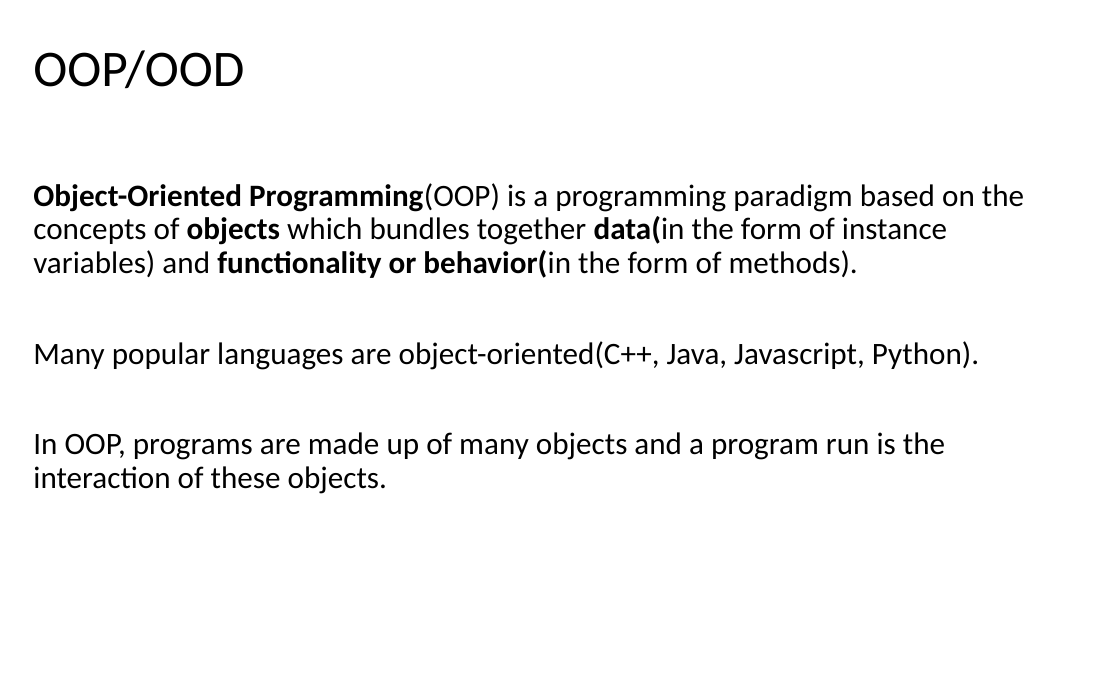
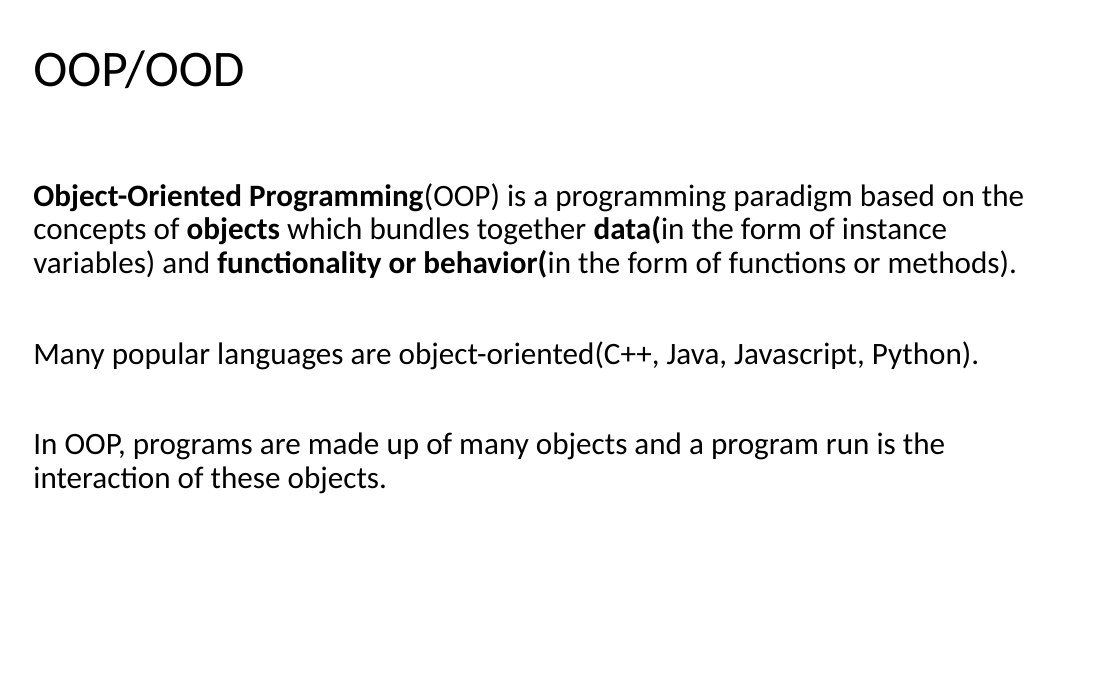
Before and after one commit to LongBaoNguyen/longbaonguyen.github.io, a slide deck: slide 7 of courses/apcsp/lect8.pptx (slide 6 before the commit). Drawn at 1120x700 pixels with LibreOffice and Linux fonts; fonts in the diff are those of the drawing. Boxes give left, top, right and bottom in pixels: in the first picture for what was removed or moved away, otherwise in the second. Text is boxed around its words. In the diff, an @@ line names an element or a change of style, - is before the commit and + after.

```diff
--- a/courses/apcsp/lect8.pptx
+++ b/courses/apcsp/lect8.pptx
@@ text at <box>33,183,1024,278</box>: text changed @@
-Object-Oriented Programming(OOP) is a programming paradigm based on the concepts of objects which bundles together data(in the form of instance variables) and functionality or behavior(in the form of methods).
+Object-Oriented Programming(OOP) is a programming paradigm based on the concepts of objects which bundles together data(in the form of instance variables) and functionality or behavior(in the form of functions or methods).
```
Also in this commit, not shown: 1 other slide changed, 1 slide added, 1 other file.
